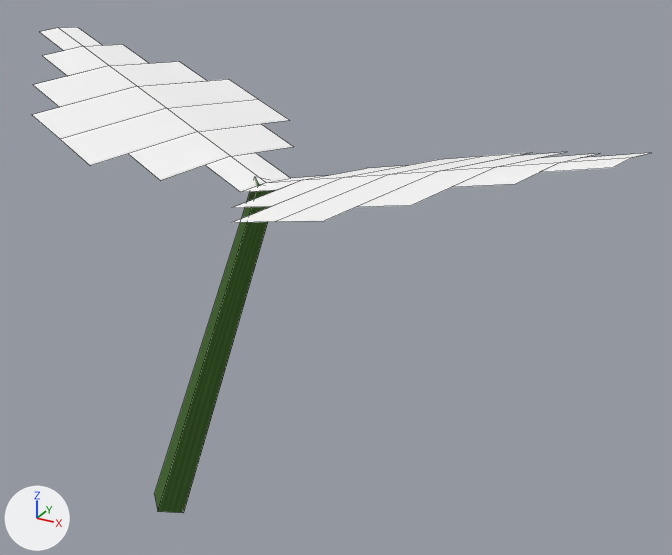
What one commit did to the OBJ model src/main/resources/assets/stonedew/models/block/plants/plant_0_1_0.obj.
Both versions are drawn from a camera (50 mm lens) standing at (0.673, -0.698, 0.195) and looking at (0.546, -0.468, 0.08). The axes (+X, +Y, +Z) are drawn at lower left. The lights are the same throughout. The picture after the commit comes second. Mesh edges are drawn as thin lines. Where no turn or scale is listed for an object, it has been applied to the vertices.

Names of what the first picture shows: 'model'.
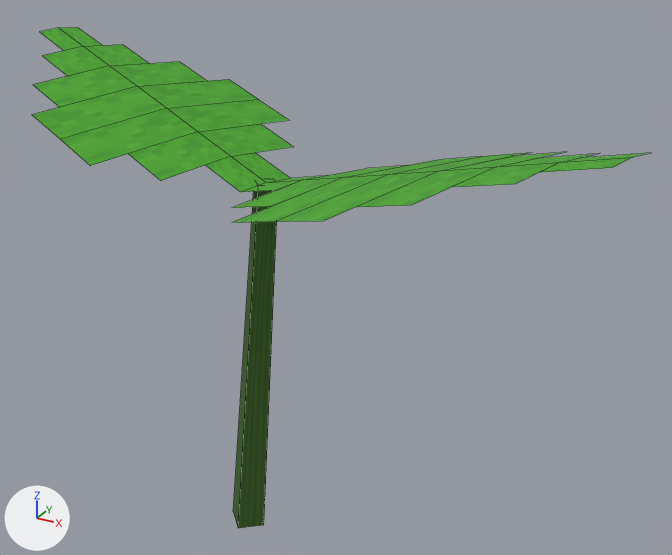
The newer file is also turned or shifted as a whole; pictures and numbers use the older file's frame.

The change in detail:
Picture 'plant_leaf' (img_plant_leaf) is new.
Material 'leaf' (mat_leaf) changes its picture from img_leaf_surface to img_plant_leaf.
Material 'leaf_shade' (mat_leaf_shade) changes its picture from img_leaf_surface to img_plant_leaf.
me_model is used by ob_model.
me_model had 73 vertices, 32 faces and spanned x 0.422..0.641, y -0.537..-0.427, z -0.002..0.144.
me_model now has 73 vertices, 32 faces and spans x 0.422..0.641, y -0.537..-0.427, z -0.007..0.144.
me_model part 1: the loose piece of 8 vertices spanning x 0.494..0.535, y -0.506..-0.478, z -0.002..0.114 is multiplied about its middle by the matrix ((0.989, 0.008, -0.203), (-0.03, 1.004, -0.107), (0.201, 0.11, 0.984)), then moved by (0.012, 0.006, -0.003).

Where the change shows, as pixel boxes (x1, y1, x2, y2) in the pictures (672 x 555 px; the box of a moved part takes in the faces that stretch with it):
'model', surface changed, reshaped (white to green): before (33, 27, 649, 513); after (33, 27, 649, 528)
part 1 of me_model, moved or reshaped: before (155, 177, 276, 513); after (233, 184, 277, 528)
